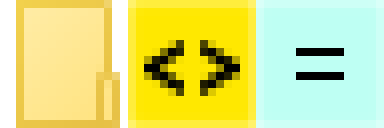
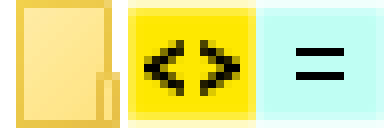
Revision of a layered 384 x 128 image; what changed, layer by layer:
painted on "BG #1" over [256, 0, 384, 128]
painted on "BG" over [128, 0, 256, 128]
